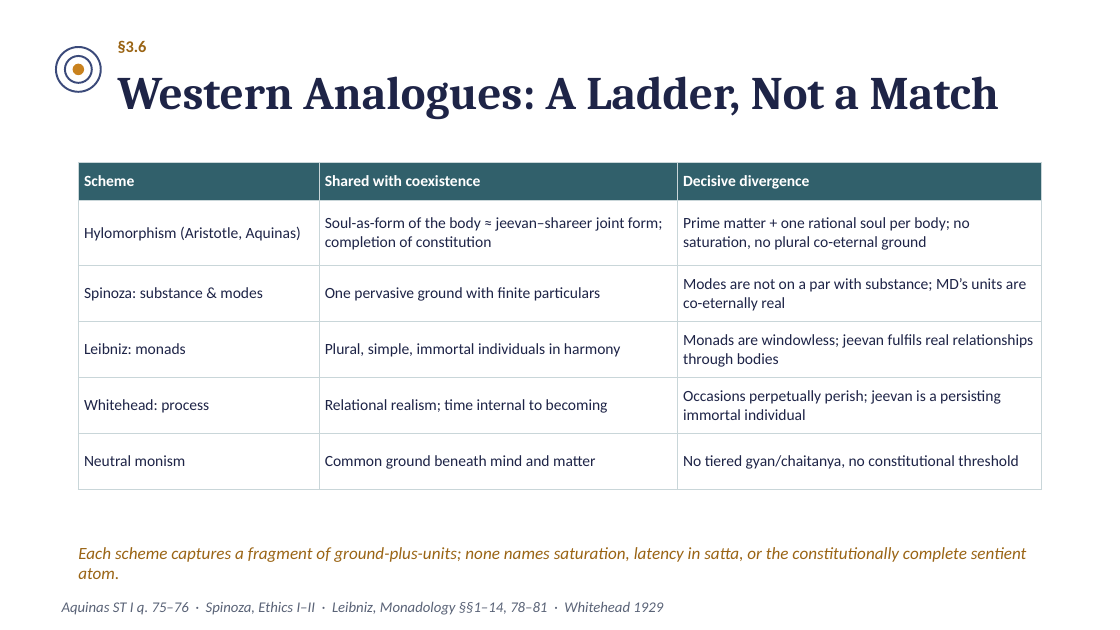
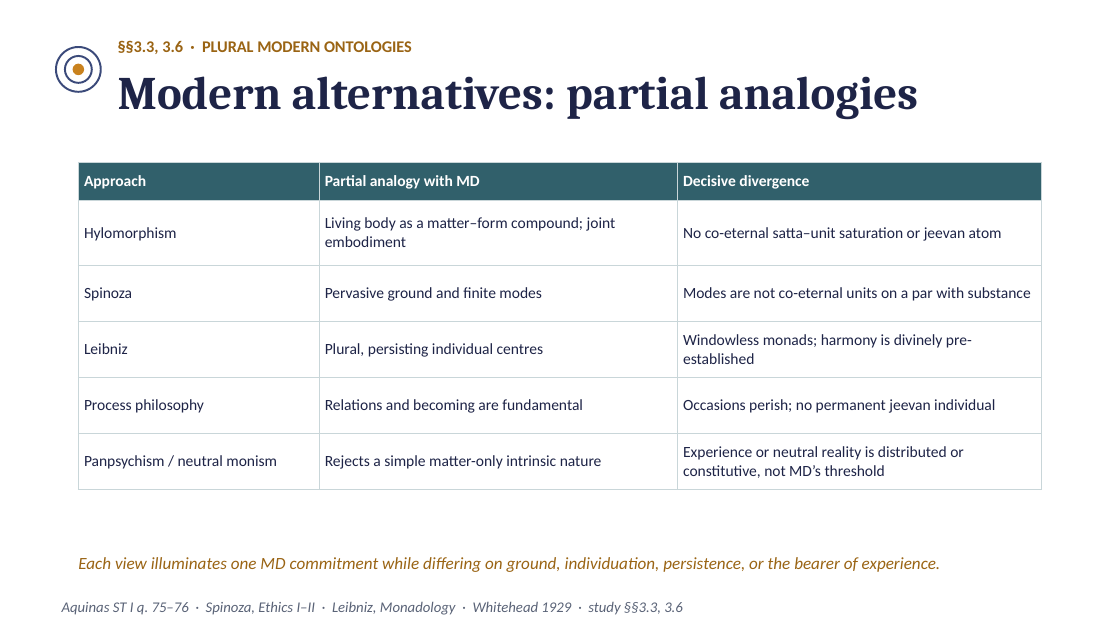
Before and after one commit to raghavamohan/AnalyticMadhyasthDarshan, a slide deck: slide 6 of Studies/The-Ontology-of-Coexistence/Coexistence-in-Comparison-MD-vs-Advaita-Philosophy-Science.pptx. Drawn at 1120x630 pixels with LibreOffice and Linux fonts; fonts in the diff are those of the drawing. Boxes give left, top, right and bottom in pixels: in the first picture for what was removed or moved away, otherwise in the second. Text is boxed around its words. In the diff, an @@ line names an element or a change of style, - is before the commit and + after.

```diff
--- a/Studies/The-Ontology-of-Coexistence/Coexistence-in-Comparison-MD-vs-Advaita-Philosophy-Science.pptx
+++ b/Studies/The-Ontology-of-Coexistence/Coexistence-in-Comparison-MD-vs-Advaita-Philosophy-Science.pptx
@@ text at (118, 40, 412, 54): text changed @@
-§3.6
+§§3.3, 3.6 · PLURAL MODERN ONTOLOGIES
@@ text at (118, 76, 918, 119): text changed @@
-Western Analogues: A Ladder, Not a Match
+Modern alternatives: partial analogies
@@ table at (78, 162, 1042, 530) @@
-row 1, column 1: Scheme
+row 1, column 1: Approach
-row 1, column 2: Shared with coexistence
+row 1, column 2: Partial analogy with MD
-row 2: Hylomorphism (Aristotle, Aquinas) | Soul-as-form of the body ≈ jeevan–shareer joint form; completion of constitution | Prime matter + one rational soul per body; no saturation, no plural co-eternal ground
+row 2: Hylomorphism | Living body as a matter–form compound; joint embodiment | No co-eternal satta–unit saturation or jeevan atom
-row 3: Spinoza: substance & modes | One pervasive ground with finite particulars | Modes are not on a par with substance; MD’s units are co-eternally real
+row 3: Spinoza | Pervasive ground and finite modes | Modes are not co-eternal units on a par with substance
-row 4: Leibniz: monads | Plural, simple, immortal individuals in harmony | Monads are windowless; jeevan fulfils real relationships through bodies
+row 4: Leibniz | Plural, persisting individual centres | Windowless monads; harmony is divinely pre-established
-row 5: Whitehead: process | Relational realism; time internal to becoming | Occasions perpetually perish; jeevan is a persisting immortal individual
+row 5: Process philosophy | Relations and becoming are fundamental | Occasions perish; no permanent jeevan individual
-row 6: Neutral monism | Common ground beneath mind and matter | No tiered gyan/chaitanya, no constitutional threshold
+row 6: Panpsychism / neutral monism | Rejects a simple matter-only intrinsic nature | Experience or neutral reality is distributed or constitutive, not MD’s threshold
@@ text at (78, 557, 941, 572): text changed @@
-Each scheme captures a fragment of ground-plus-units; none names saturation, latency in satta, or the constitutionally complete sentient atom.
+Each view illuminates one MD commitment while differing on ground, individuation, persistence, or the bearer of experience.
@@ text at (62, 601, 683, 615): text changed @@
-Aquinas ST I q. 75–76 · Spinoza, Ethics I–II · Leibniz, Monadology §§1–14, 78–81 · Whitehead 1929
+Aquinas ST I q. 75–76 · Spinoza, Ethics I–II · Leibniz, Monadology · Whitehead 1929 · study §§3.3, 3.6
```
Also in this commit, not shown: 8 other slides changed, 9 slides added, 7 slides removed.
